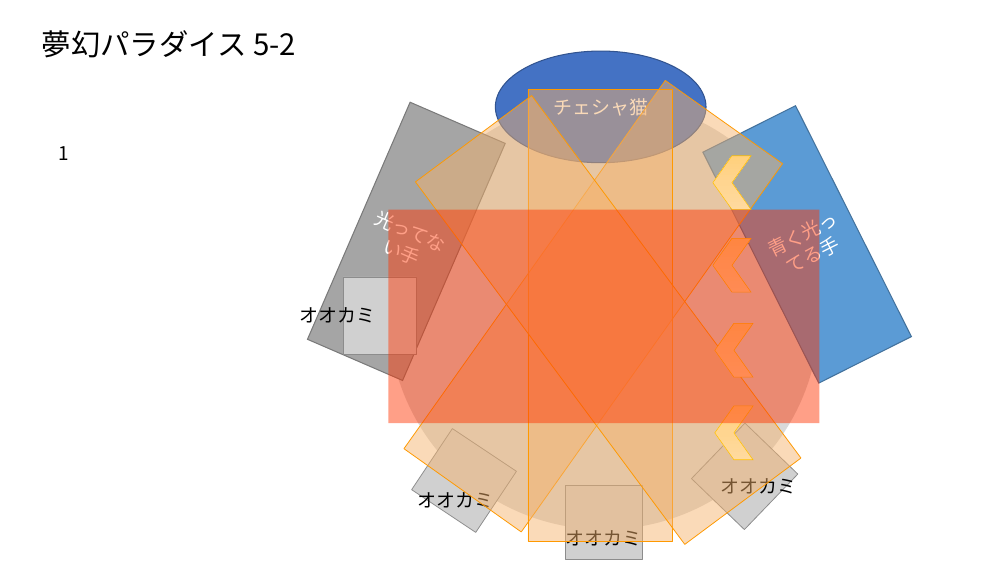
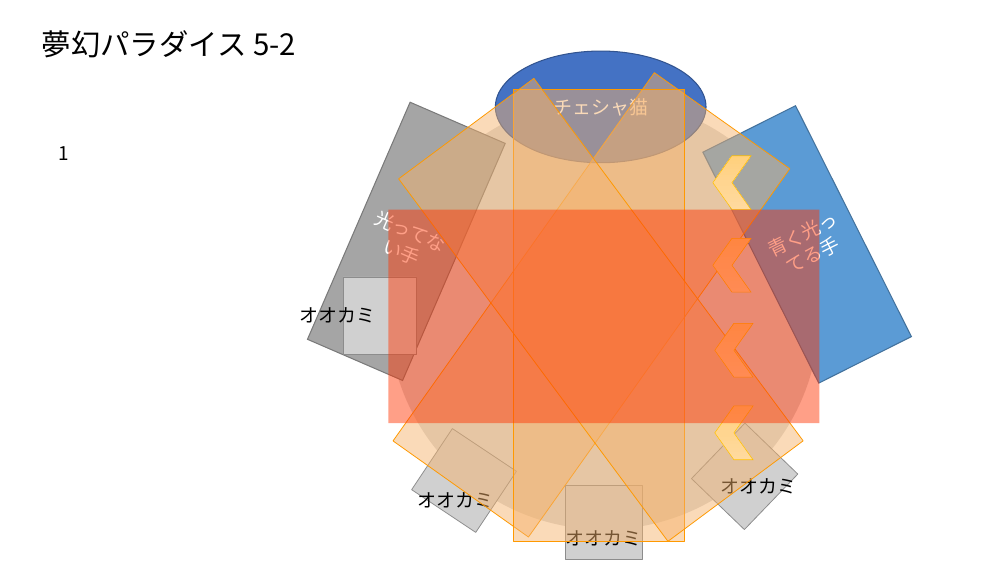
Before and after one commit to tufuchipaji/Tiera, a slide deck: slide 35 of 机制图示.pptx. Drawn at 1008x567 pixels with LibreOffice and Linux fonts; fonts in the diff are those of the drawing; grey boxes stand for pictures. Boxes give left, top, right and bottom in pixels: in the first picture for what was removed or moved away, otherwise in the second. Text is boxed around its words. In the diff, an @@ line names an element or a change of style, - is before the commit and + after.

```diff
--- a/机制图示.pptx
+++ b/机制图示.pptx
@@ rectangle: place and size @@
-rectangle at (405, 80, 783, 532)
+rectangle at (393, 73, 790, 537)
@@ rectangle: place and size @@
-rectangle at (416, 96, 802, 545)
+rectangle at (399, 78, 803, 541)
@@ rectangle: place and size @@
-rectangle at (528, 90, 673, 541)
+rectangle at (513, 90, 685, 541)
```
Also in this commit, not shown: 1 other file.
